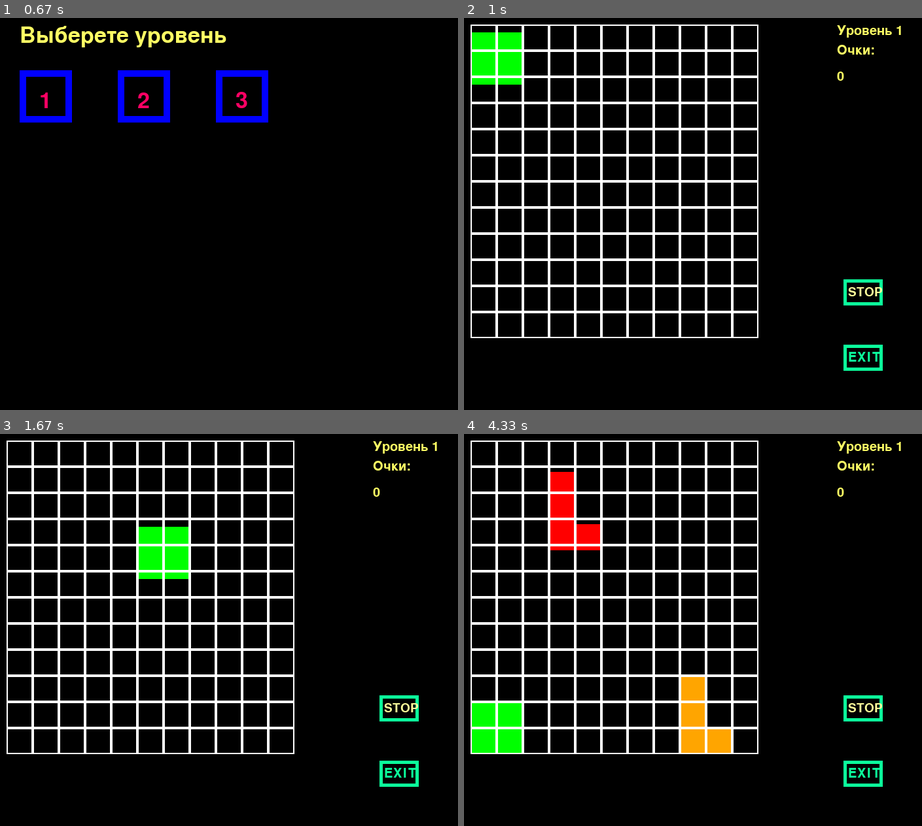
Above: before the commit, frames 1-4 (two rows, left to right).
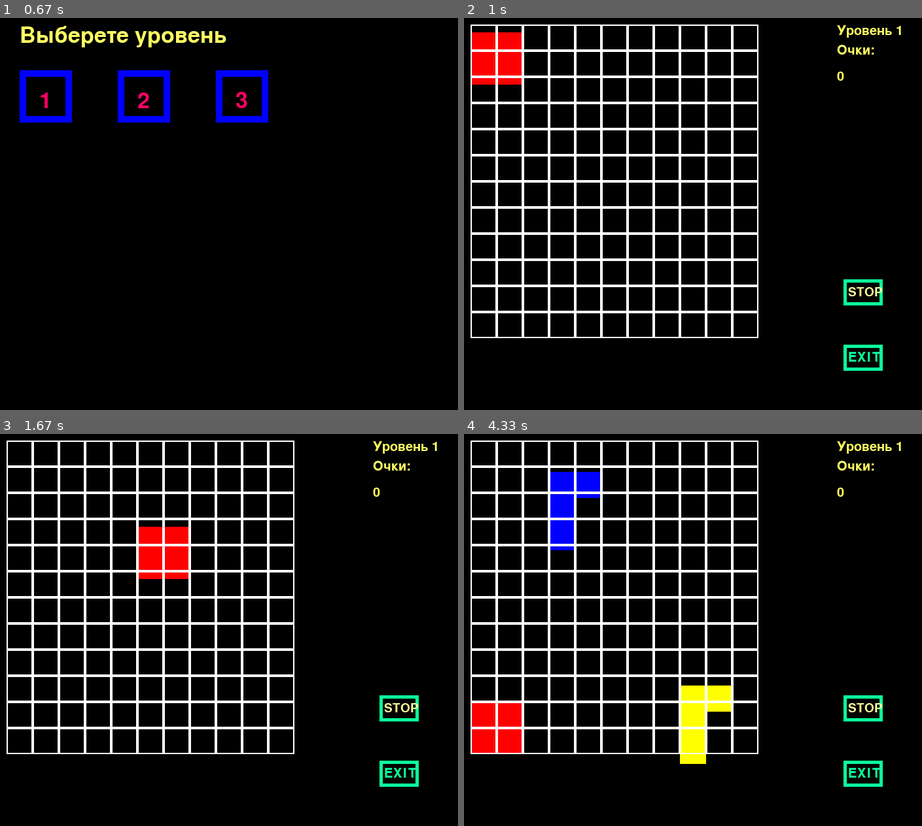
Above: after the commit, the same moments.

Repository: Natasha-rare/Pygame_project
Game: pygame game, started from Проект.py
Two runs of this game, one before a commit and one after it. Both use one fixed random seed, a clock stepped at 60 frames per second and the inputs below.
Inputs (mouse positions are in pixels of both pictures, inside the frame that each line leads up to):
- Up to frame 1 (0.67 s): hold Right from 0.33 s (still down)
- Up to frame 2 (1 s): release Right at 0.8 s; click (509, 96) at 0.93 s
- Up to frame 3 (1.67 s): hold Right from 1.22 s (still down)
- Up to frame 4 (4.33 s): release Right at 1.68 s; hold Left 1.72-2.25 s; hold Down 2.28-2.58 s; hold Left 2.62-3.02 s; hold Right 3.05-3.68 s; hold Down 3.72-4.08 s; hold Left from 4.12 s (still down)

Frame 1 is identical in both runs. In frame 2, 1.2% of the frame differs, in the area x 1-13%, y 3-17%; in frame 3, 1.2%; in frame 4, 4.5%, in the area x 1-59%, y 9-85%.

Commit message:
Переделана система фигур: Теперь каждая фигура является группой квадратов Изменено удаление (для вертикали работает идеально, при горизонтальном удалении фигуры не сдвигаются) Все еще не до конца работает состыковка фигур (висят в воздухе)

Diff:
--- a/Проект.py
+++ b/Проект.py
@@ -151,7 +151,7 @@
             for j in range(w):
                 self.rect.x = j * 40 + 10
                 self.rect.y = i * 40 + 10
-                if pygame.sprite.spritecollideany(self, figures):
+                if pygame.sprite.spritecollideany(self, alone):
                     field[i][j] = 1
                 else:
                     field[i][j] = 0
@@ -168,7 +168,7 @@
             for i in range(w):
                 self.rect.x = i * 40 + 10
                 self.rect.y = hor * 40 + 10
-                pygame.sprite.spritecollide(self, figures, True)
+                pygame.sprite.spritecollide(self, alone, True)
                 field[hor][i] = 0
                 updated = True
 
@@ -187,66 +187,83 @@
             for i in range(h):
                 self.rect.x = vert * 40 + 10
                 self.rect.y = i * 40 + 10
-                pygame.sprite.spritecollide(self, figures, True)
+                if pygame.sprite.spritecollideany(self, alone):
+                    print(pygame.sprite.spritecollide(self, alone, False))
+                pygame.sprite.spritecollide(self, alone, True)
                 field[i][vert] = 0
                 updated = True
 
 
+class Alone(pygame.sprite.Sprite):
+    def __init__(self, x, y, color):
+        super().__init__(all_sprites)
+        self.add(alone)
+        self.image = pygame.Surface((40, 40))
+        self.rect = pygame.Rect(x, y, 40, 40)
+        pygame.draw.rect(self.image, pygame.Color(color), (0, 0, 80, 80), 0)
+
+
+SQUARE = [[1, 1], [1, 1]]
+TOWER = [[1, 1, 1, 1]]
+L = [[1, 1, 1], [1]]
+FIGURES = [SQUARE, TOWER, L]
 
 class Figure(pygame.sprite.Sprite):
     global field
     def __init__(self, x, y, n, c):
         super().__init__(all_sprites)
         # self.add(figures)
-        self.x = x
-        self.y = y
-        self.n = n
+        #self.x = x
+        #self.y = y
+        self.f = FIGURES[n]
         self.lastx = 0
         self.lasty = 0
         self.count = c
+        clr = choice(colors)
         self.go = True
-        if n == 0:
-            self.image = pygame.Surface((80, 80))
-            self.rect = pygame.Rect(x, y, 80, 80)
-            pygame.draw.polygon(self.image, pygame.Color(choice(colors)), [(0, 0), (80, 0), (80, 80)], 0)
-            pygame.draw.rect(self.image, pygame.Color(choice(colors)), (0, 0, 80, 80), 0)
-        elif n == 1:
-            self.image = pygame.Surface((40, 160))
-            self.rect = pygame.Rect(x, y, 40, 160)
-            pygame.draw.rect(self.image, pygame.Color(choice(colors)), (0, 0, 40, 160), 0)
-        elif n == 2:
-            self.image = pygame.Surface((80, 120))
-            self.rect = pygame.Rect(x, y, 80, 120)
-            pygame.draw.polygon(self.image, pygame.Color(choice(colors)), [(0, 0),
-                                                                           (40, 0), (40, 80), (80, 80),
-                                                                           (80, 120), (0, 120)], 0)
-
+        self.rect = pygame.Rect(x, y, 40 * len(self.f), 40 * max(list(map(lambda x: len(x), self.f))))
+        print(self.f, clr)
+        self.figure = pygame.sprite.Group()
+        for i in range(len(self.f)):
+            for j in range(len(self.f[i])):
+                self.figure.add(Alone(x + 40 * i, y + 40 * j, clr))
+                alone.add(Alone(x + 40 * i, y + 40 * j, clr))
+        print(self.figure.sprites()[-1].rect)
+
+    def draw(self):
+        self.figure.draw(screen)
 
     def update(self, flag, *args):
         self.check()
+        c = len(self.figure.sprites())
         if self.go:
             if flag == 1:
-                self.rect.y += args[0]
+                delta = min(args[0], 410 - self.rect.y)
+                for i in range(c):
+                    self.figure.sprites()[i].rect.y += delta
+                self.rect.y += delta
             else:
                 if args[0] == 'R' and self.count == args[1] and self.rect.x <= 330:
                     self.rect.x += 40
+                    for i in range(c):
+                        self.figure.sprites()[i].rect.x += 40
                 elif args[0] == 'L' and self.count == args[1] and self.rect.x >= 40:
                     self.rect.x -= 40
+                    for i in range(c):
+                        self.figure.sprites()[i].rect.x -= 40
                 elif args[0] == 'D' and self.count == args[1]:
                     self.check()
                     if self.go:
-                        if self.n == 0:
-                            self.rect.y += min(40, 410 - self.rect.y)
-                        elif self.n == 1:
-                            self.rect.y += min(40, 330 - self.rect.y)
-                        elif self.n == 2:
-                            self.rect.y += min(40, 370 - self.rect.y)
+                        delta = min(40, 410 - self.rect.y)
+                        for i in range(c):
+                            self.figure.sprites()[i].rect.y += delta
+                        self.rect.y += delta
+            print(self.rect)
 
 
     def check(self):
-        if (self.n == 0 and self.rect.y == 410) or \
-                (self.n == 1 and self.rect.y == 330) or \
-                (self.n == 2 and self.rect.y == 370) or len(pygame.sprite.spritecollide(self, figures, False)) > 1:
+        print(self.rect.y, self.rect.height)
+        if (self.rect.y + self.rect.height > 489) or len(pygame.sprite.spritecollide(self, figures, False)) > 1:
             self.go = False
 
 
@@ -347,7 +364,6 @@
 v = 150
 f = 0
 
-
 # первый уровень
 def first_run():
     new_game()
@@ -356,9 +372,8 @@
 
     if count == 0:
         count += 1
-        figure = Figure(10 + f * 40, 10, f % 3, count)
-        figures.add(figure)
-        all_sprites.add(figure)
+        figures.append(Figure(10 + f * 40, 10, f % 3, count))
+        all_sprites.add(Figure(10 + f * 40, 10, f % 3, count))
         f = choice(range(11))
         updated = False
     while True:
@@ -371,21 +386,25 @@
                 exit_btn.update(event)
                 stop_btn.update(event)
             if event.type == pygame.KEYDOWN and event.key == pygame.K_RIGHT:
-                figures.update(0, 'R', count)
+                for i in figures:
+                    i.update(0, 'R', count)
             if event.type == pygame.KEYDOWN and event.key == pygame.K_LEFT:
-                figures.update(0, 'L', count)
+                for i in figures:
+                    i.update(0, 'L', count)
             if event.type == pygame.KEYDOWN and event.key == pygame.K_DOWN:
-                figures.update(0, 'D', count)
-            if figure.go is False or updated:
+                for i in figures:
+                    i.update(0, 'D', count)
+            if figures[-1].go is False or updated:
                 count += 1
-                figure = Figure(10 + f * 40, 10, f % 3, count)
-                figures.add(figure)
-                all_sprites.add(figure)
+                figures.append(Figure(10 + f * 40, 10, f % 3, count))
+                all_sprites.add(Figure(10 + f * 40, 10, f % 3, count))
                 f = choice(range(11))
                 updated = False
         if not stop:
             y = v / FPS
-            figures.update(1, y)
+            for i in figures:
+                i.update(1, y)
+            #figures.update(1, y)
         screen.fill((0, 0, 0))
         font = pygame.font.Font(None, 30)
         text = font.render('Уровень 1', 1, (255, 255, 100))
@@ -396,7 +415,9 @@
         screen.blit(text, (570, 80))
         exit_btn.draw(screen)
         stop_btn.draw(screen)
-        figures.draw(screen)
+        # figures.draw(screen)
+        for i in figures:
+            i.draw()
         deleter.update()
         del_.check_field()
         board.render(screen)
@@ -416,8 +437,6 @@
 def new_game():
     # все фигуры
     figures = pygame.sprite.Group()
-    # текущая фигура
-    figure = pygame.sprite.Sprite()
     # Кнопка выхода
     exit_btn = pygame.sprite.Group()
     deleter = pygame.sprite.Group()
@@ -444,9 +463,8 @@
 #MYEVENT = 30
 #pygame.time.set_timer(MYEVENT, 14940)
 # все фигуры
-figures = pygame.sprite.Group()
-# текущая фигура
-figure = pygame.sprite.Sprite()
+figures = []
+alone = pygame.sprite.Group()
 # Кнопка выхода
 exit_btn = pygame.sprite.Group()
 stop_btn = pygame.sprite.Group()
